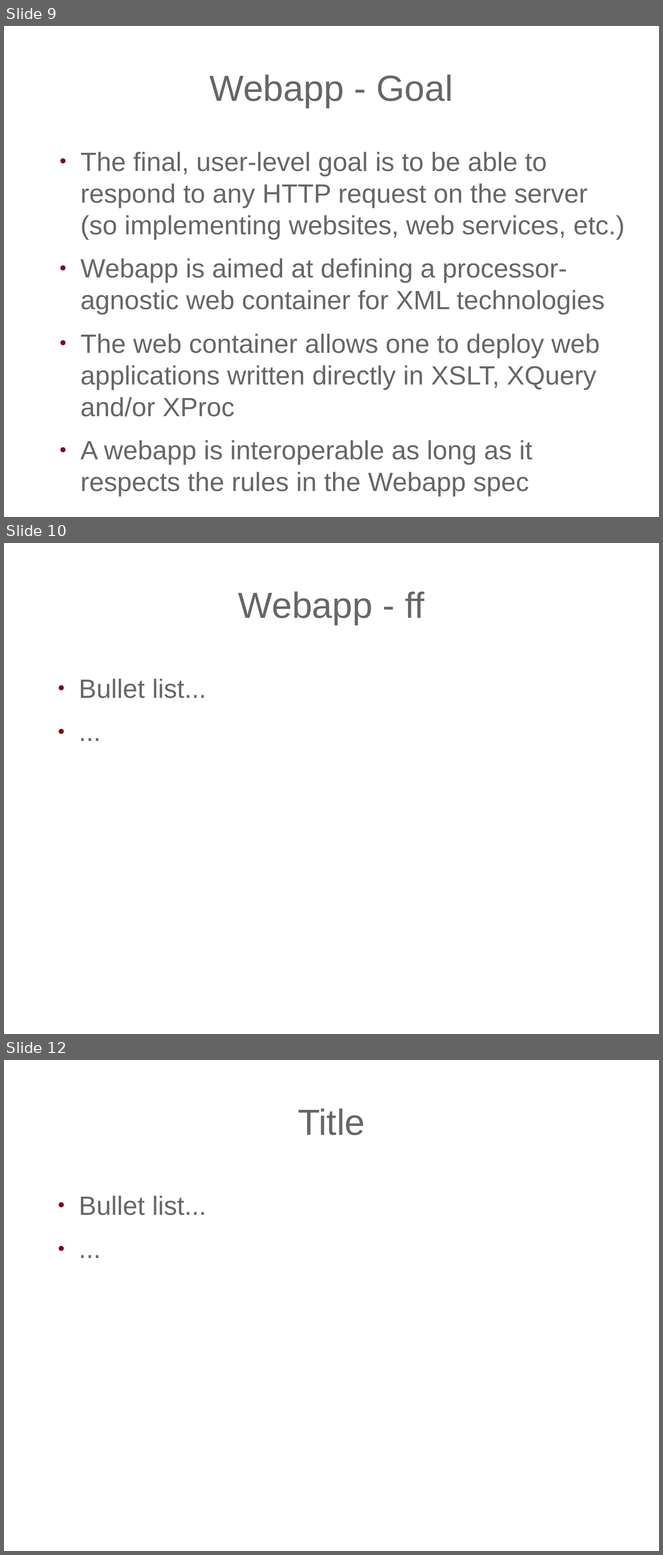
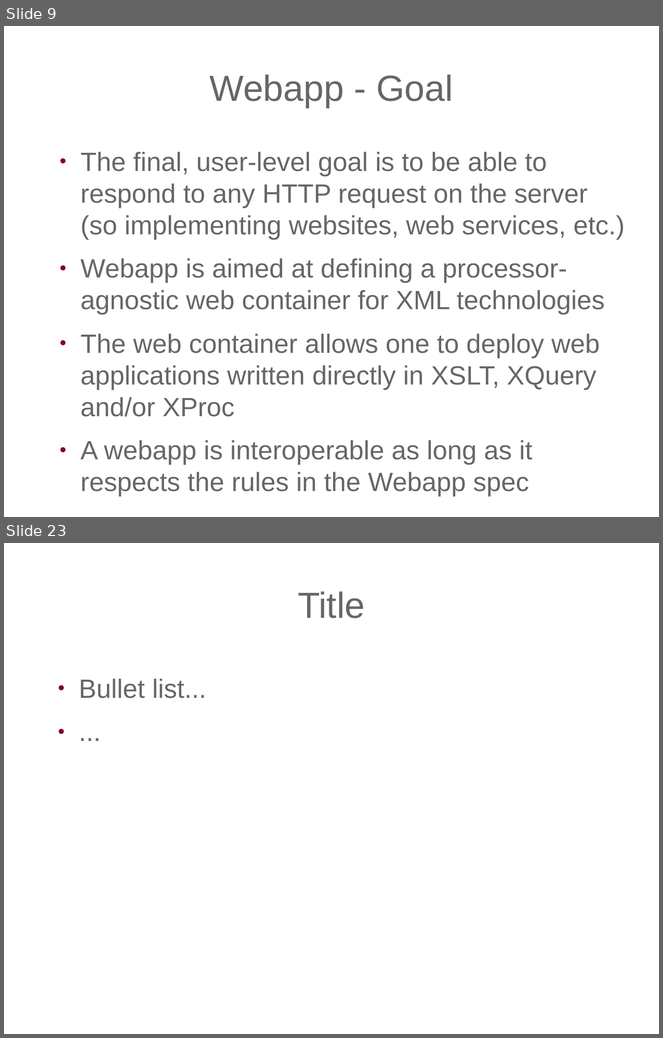
Before and after one commit to expath/expath-www, a slide deck: misc/2011-prague/presentation/fgeorges-servlex.odp. Shown one above the other, each under a label of ours: slides 9, 10 and 12 before the commit, slides 9 and 23 after it; the slides between them are not shown. The pictures are 663x1555 and 663x1038 pixels, drawn with LibreOffice and Linux fonts; fonts in the diff are those of the drawing; background and template pictures are left out. Boxes give left, top, right and bottom in pixels: in the first picture for what was removed or moved away, otherwise in the second. Text is boxed around its words. In the diff, an @@ line names an element or a change of style, - is before the commit and + after.

```diff
--- a/misc/2011-prague/presentation/fgeorges-servlex.odp
+++ b/misc/2011-prague/presentation/fgeorges-servlex.odp
@@ slide 10 removed at <box>4,543,659,1034</box>, background picture (left out) @@
@@ title removed at <box>239,591,425,625</box> @@
-Webapp - ff
@@ text removed at <box>79,679,206,698</box> @@
-● Bullet list...
-● ...
@@ what was slide 12 is now slide 23 @@
```
Also in this commit, not shown: 8 slides changed, 6 slides added, 15 other slides removed, 2 other files.
